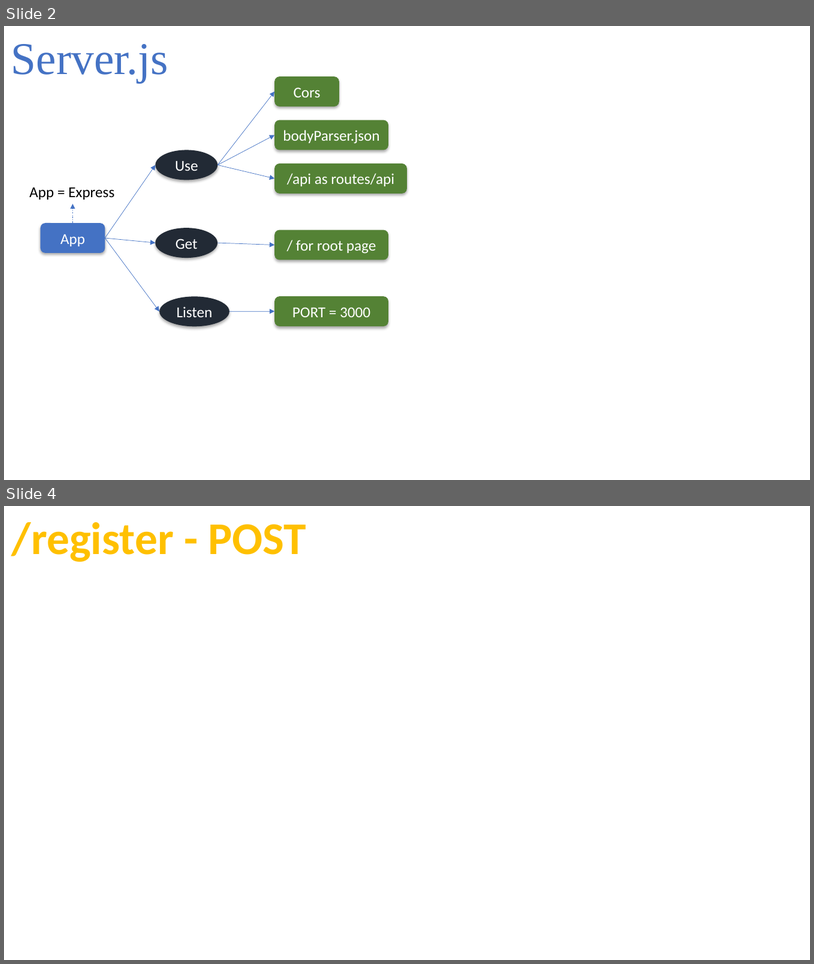
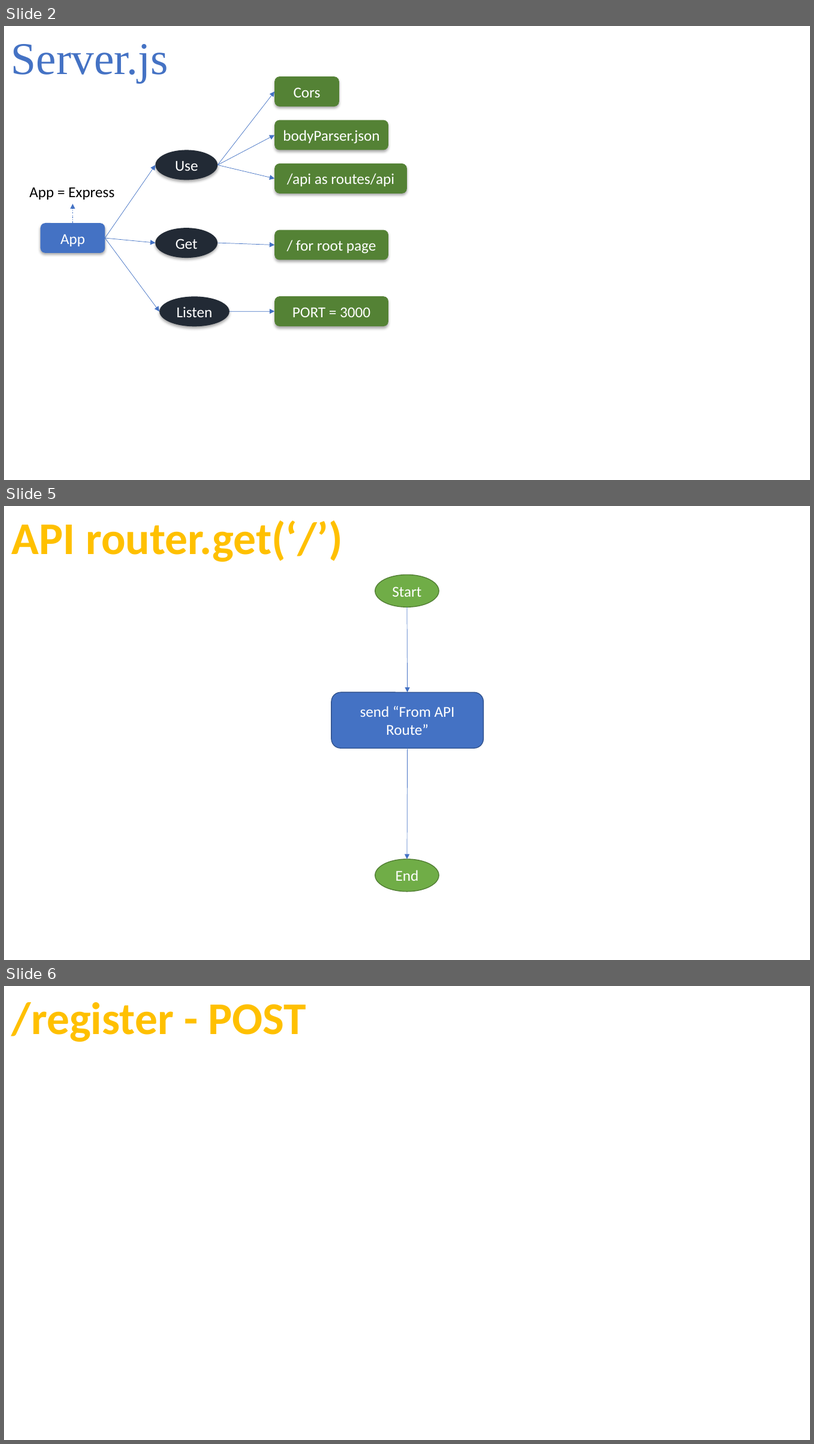
Before and after one commit to fxanhkhoa/School_Management_System, a slide deck: Documents/design/Nodejs-Restful-API/restful-api-design.pptx. Shown one above the other, each under a label of ours: slides 2 and 4 before the commit, slides 2, 5 and 6 after it; the slides between them are not shown. The pictures are 814x964 and 814x1444 pixels, drawn with LibreOffice and Linux fonts; fonts in the diff are those of the drawing. Boxes give left, top, right and bottom in pixels: in the first picture for what was removed or moved away, otherwise in the second. Text is boxed around its words. In the diff, an @@ line names an element or a change of style, - is before the commit and + after.

```diff
--- a/Documents/design/Nodejs-Restful-API/restful-api-design.pptx
+++ b/Documents/design/Nodejs-Restful-API/restful-api-design.pptx
@@ slide 5 added at (x1=4, y1=506, x2=810, y2=960), background #FFFFFF @@
@@ text added at (x1=12, y1=520, x2=343, y2=562), 54 pt, text #FFC000, bold @@
+API router.get(‘/’)
@@ ellipse added at (x1=375, y1=575, x2=440, y2=607), fill #70AD47, outline #538035 1 pt, 18 pt, text #FFFFFF @@
+Start
@@ arrow added from (408, 607) to (408, 693), #4472C4 0.5 pt @@
@@ rounded rectangle added at (x1=332, y1=693, x2=484, y2=748), fill #4472C4, outline #325491 1 pt, 18 pt, text #FFFFFF @@
+send “From API Route”
@@ arrow added from (408, 748) to (408, 859), #4472C4 0.5 pt @@
@@ ellipse added at (x1=375, y1=859, x2=440, y2=891), fill #70AD47, outline #538035 1 pt, 18 pt, text #FFFFFF @@
+End
@@ what was slide 4 is now slide 6 @@
```
Also in this commit, not shown: 1 slide changed, 1 other slide added, 13 other files.
